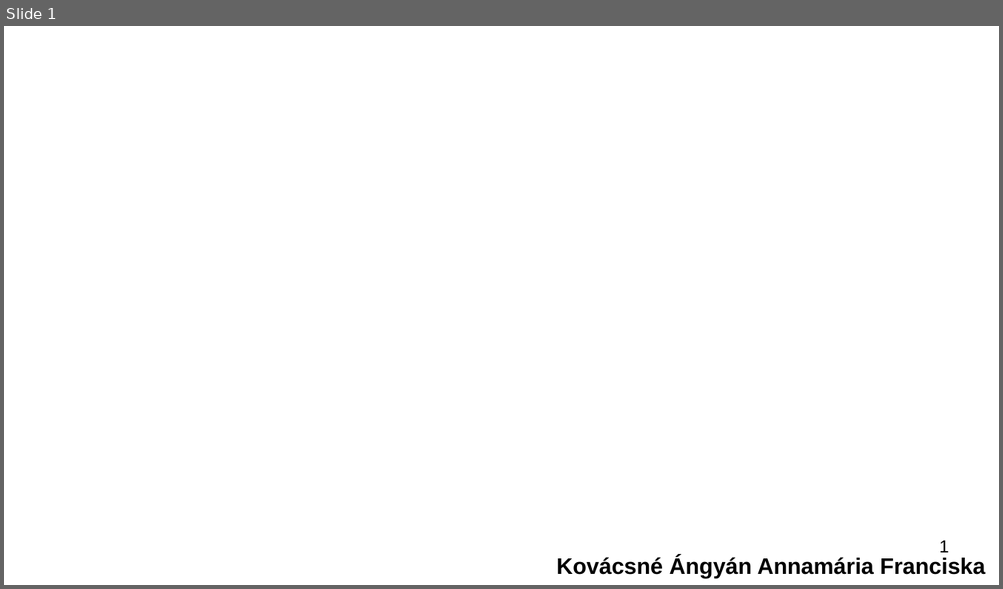
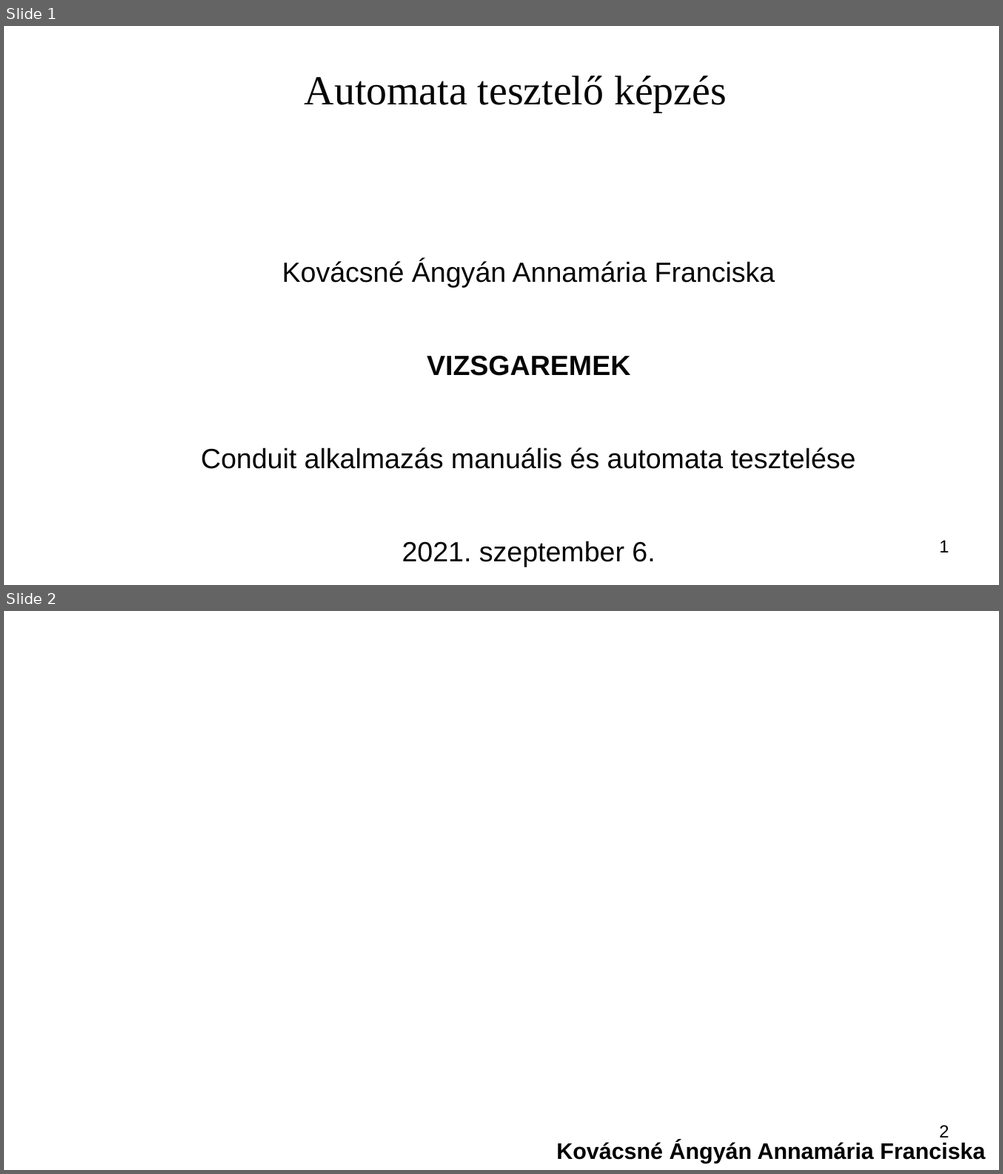
Before and after one commit to panniangyan/conduit, a slide deck: docs/KovacsneAngyanAnnamaria_vizsgaremek_prezentacio.odp. Shown one above the other, each under a label of ours: slide 1 before the commit, slides 1 and 2 after it. The pictures are 1003x589 and 1003x1174 pixels, drawn with LibreOffice and Linux fonts; fonts in the diff are those of the drawing; background and template pictures are left out. Boxes give left, top, right and bottom in pixels: in the first picture for what was removed or moved away, otherwise in the second. Text is boxed around its words. In the diff, an @@ line names an element or a change of style, - is before the commit and + after.

Commit message:
upload presentation

```diff
--- a/docs/KovacsneAngyanAnnamaria_vizsgaremek_prezentacio.odp
+++ b/docs/KovacsneAngyanAnnamaria_vizsgaremek_prezentacio.odp
@@ slide 1 added at [4, 26, 999, 585], background picture (left out) @@
@@ title added at [304, 76, 726, 112], 33 pt, text #050505 @@
+Automata tesztelő képzés
@@ text added at [201, 260, 856, 567], 22.2 pt, text #050505 @@
+Kovácsné Ángyán Annamária Franciska
+VIZSGAREMEK
+Conduit alkalmazás manuális és automata tesztelése
+2021. szeptember 6.
@@ page number added at [939, 540, 948, 553], 14 pt, text #000000 @@
+1
@@ what was slide 1 is now slide 2 @@
@@ page number at [939, 1125, 948, 1138]: text changed @@
-1
+2
```
Also in this commit, not shown: 2 slides changed, 2 other slides added, 1 other file.
